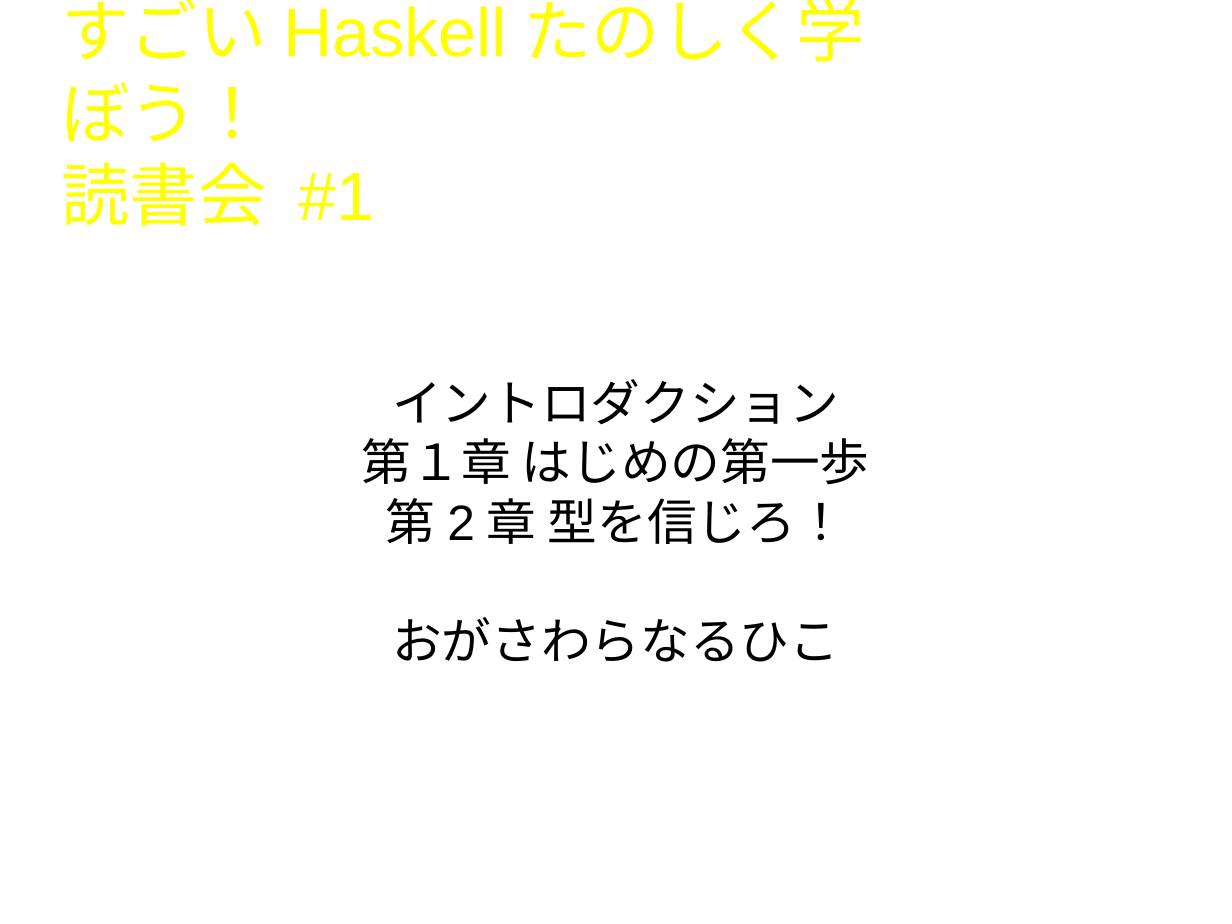
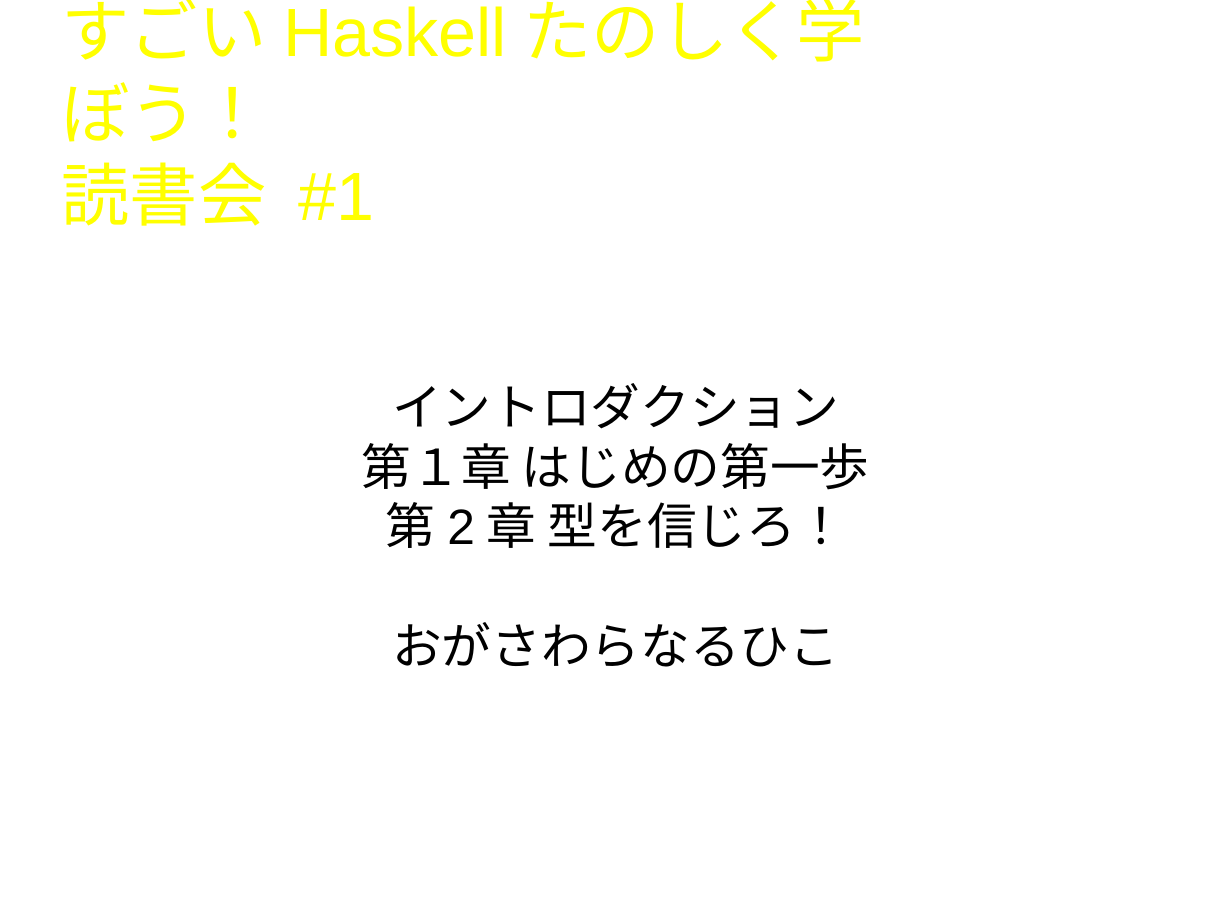
Before and after one commit to naruoga/LYaHfGGreadingMIS, a slide deck: slide 1 of 201310/LYaHfGG1.odp. Drawn at 1232x924 pixels with LibreOffice and Linux fonts; fonts in the diff are those of the drawing; background and template pictures are left out. Boxes give left, top, right and bottom in pixels: in the first picture for what was removed or moved away, otherwise in the second. Text is boxed around its words. In the diff, an @@ line names an element or a change of style, - is before the commit and + after.

Commit message:
work in progress

```diff
--- a/201310/LYaHfGG1.odp
+++ b/201310/LYaHfGG1.odp
@@ subtitle "イントロダクション": place and size @@
-subtitle "イントロダクション" at [362, 379, 870, 662]
+subtitle "イントロダクション" at [362, 383, 870, 667]
```
Also in this commit, not shown: 12 other slides changed, 1 slide added.
